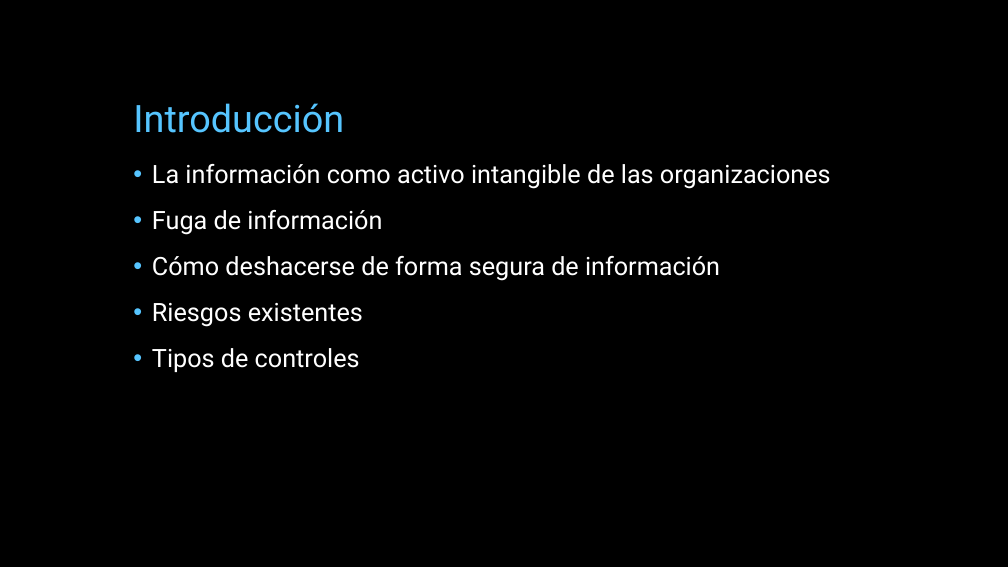
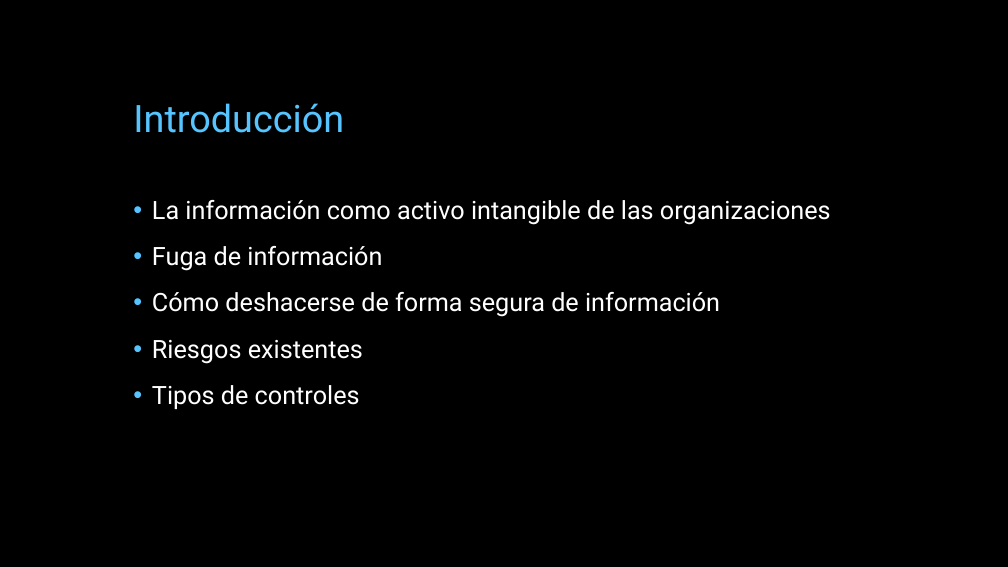
Before and after one commit to miparnisari/implantaciondesistemas, a slide deck: slide 3 of Presentacion/Fuga de Información.pptx. Drawn at 1008x567 pixels with LibreOffice and Linux fonts; fonts in the diff are those of the drawing; background and template pictures are left out. Boxes give left, top, right and bottom in pixels: in the first picture for what was removed or moved away, otherwise in the second. Text is boxed around its words. In the diff, an @@ line names an element or a change of style, - is before the commit and + after.

Commit message:
presentacion: agregado diapositiva de 'gracias'. corregido cosas de formato.

```diff
--- a/Presentacion/Fuga de Información.pptx
+++ b/Presentacion/Fuga de Información.pptx
@@ text "La información como activo intangible ...": place and size @@
-text "La información como activo intangible ..." at bbox=[152, 164, 831, 372]
+text "La información como activo intangible ..." at bbox=[152, 200, 831, 409]
```
Also in this commit, not shown: 15 other slides changed, 2 slides added, 1 slide removed.
